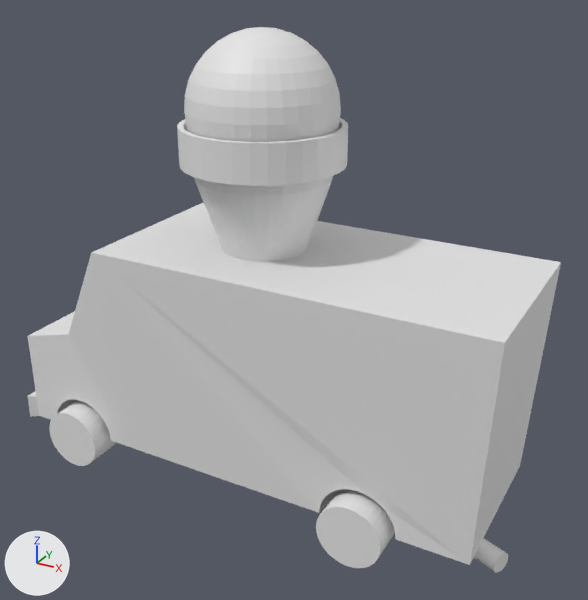
One commit to the Blender file assets/Truck.blend: the scene before it, then after it.
Rendered twice from a 50 mm lens placed at (4.6, -7.66, 6.23), pointed at (0.39, -0.01, 2.4). Arrows for +X, +Y and +Z are at lower left; the lights stay in place.

Objects in the first picture: 'TruckBody', 'Wheels'.
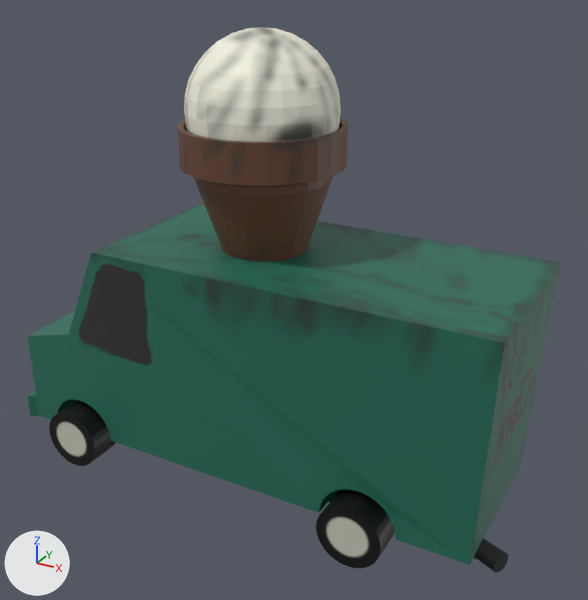
The change in detail:
Picture 'Wheels' (img_wheels) is new.
Picture 'TruckBody' (img_truckbody) is new.
Material 'Wheels' (mat_wheels) is new.
Its texture is img_wheels.
Material 'TruckBody' (mat_truckbody) is new.
Its texture is img_truckbody.
me_body is used by ob_truckbody; parent ob_icecreamtruck; location (0.0, 0.0, 0.0).
me_body had 966 vertices, 855 faces and spanned x -3.1..3.28, y -1.13..1.13, z 0.07..5.42.
me_body now has 805 vertices, 662 faces and spans x -3.1..3.28, y -1.13..1.13, z 0.07..5.42.
me_body part 1: 662 faces spanning x -3.1..3.28, y -1.13..1.13, z 0.07..5.42 switch from mat_material (white #e7e7e7) to mat_truckbody (picture img_truckbody).
me_wheels has 256 vertices, 136 faces and spans x -2.59..2.1, y -1.23..1.18, z -0.02..0.74.
me_wheels now uses material mat_wheels (picture img_wheels).

Where the change shows, as pixel boxes [x1, y1, x2, y2] in the pictures (588 x 600 px):
'Wheels', recoloured: [49, 400, 395, 568] in both
part 1 of me_body, recoloured (grey to green): [27, 27, 561, 573] in both
